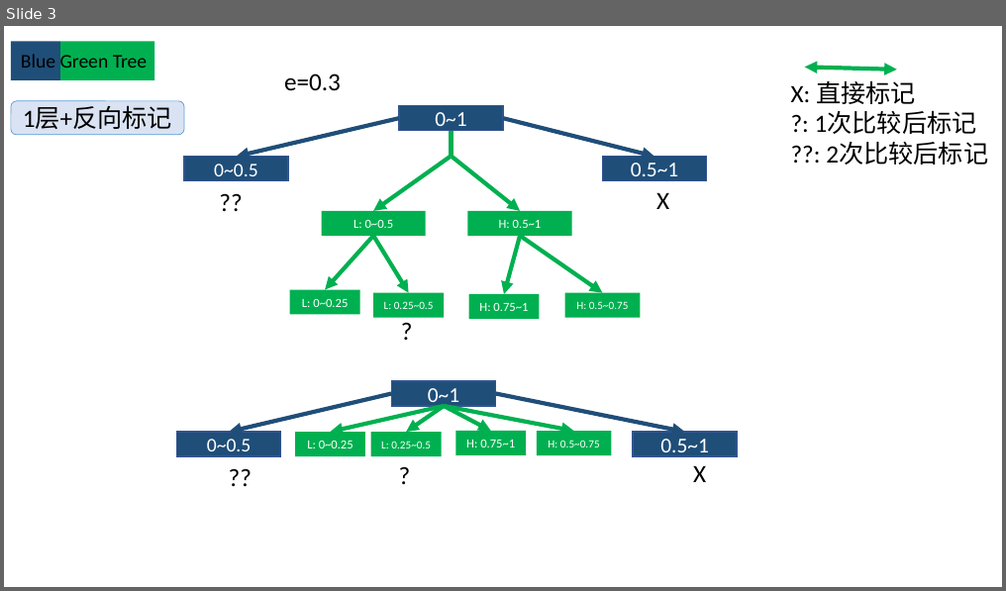
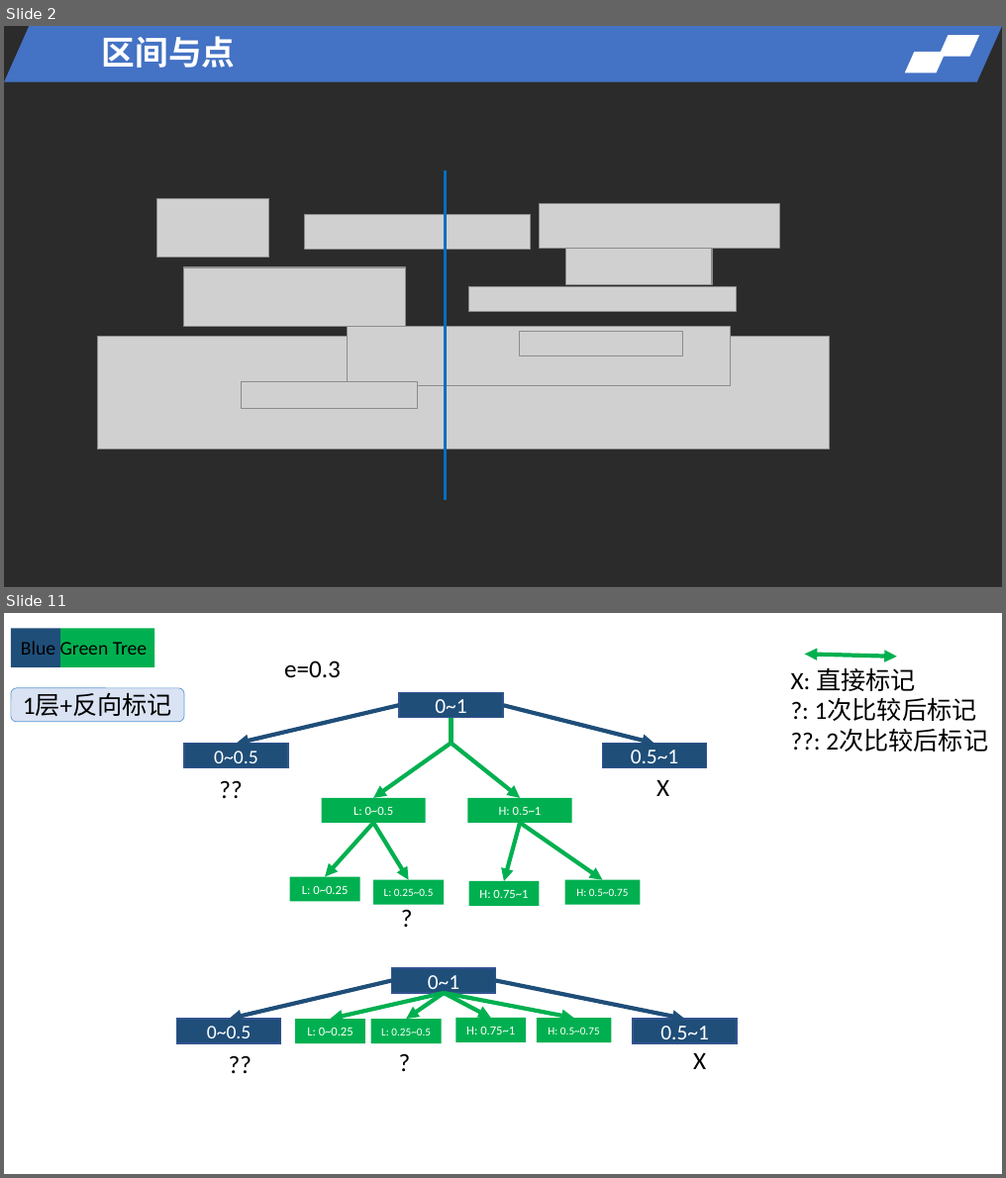
Before and after one commit to shiwanghua/BG-Tree, a slide deck: BlueGreen-Tree.pptx. Shown one above the other, each under a label of ours: slide 3 before the commit, slides 2 and 11 after it; the slides between them are not shown. The pictures are 1006x591 and 1006x1178 pixels, drawn with LibreOffice and Linux fonts; fonts in the diff are those of the drawing; grey boxes stand for pictures; background and template pictures are left out; a plain dark background stands for a picture behind light text. Boxes give left, top, right and bottom in pixels: in the first picture for what was removed or moved away, otherwise in the second. Text is boxed around its words. In the diff, an @@ line names an element or a change of style, - is before the commit and + after.

```diff
--- a/BlueGreen-Tree.pptx
+++ b/BlueGreen-Tree.pptx
@@ slide 2 added at <box>4,26,1002,587</box>, background picture (left out) @@
@@ parallelogram added at <box>4,26,1002,81</box>, fill #4472C4 @@
@@ text added at <box>102,36,235,68</box>, 24 pt, text #FFFFFF, bold @@
+区间与点
@@ parallelogram added at <box>906,52,945,72</box>, fill #FFFFFF, outline #FFFFFF 1 pt @@
@@ parallelogram added at <box>939,36,978,56</box>, fill #FFFFFF, outline #FFFFFF 1 pt @@
@@ line added from (446, 171) to (446, 501), #0070C0 2 pt @@
@@ picture added at <box>157,198,269,258</box> @@
@@ picture added at <box>539,203,780,248</box> @@
@@ picture added at <box>304,215,530,250</box> @@
@@ picture added at <box>566,241,712,284</box> @@
@@ picture added at <box>183,268,406,326</box> @@
@@ picture added at <box>469,286,736,311</box> @@
@@ picture added at <box>97,336,829,449</box> @@
@@ picture added at <box>348,326,731,385</box> @@
@@ picture added at <box>519,331,682,357</box> @@
@@ picture added at <box>242,382,418,409</box> @@
@@ what was slide 3 is now slide 11 @@
```
Also in this commit, not shown: 4 slides changed, 8 other slides added.
